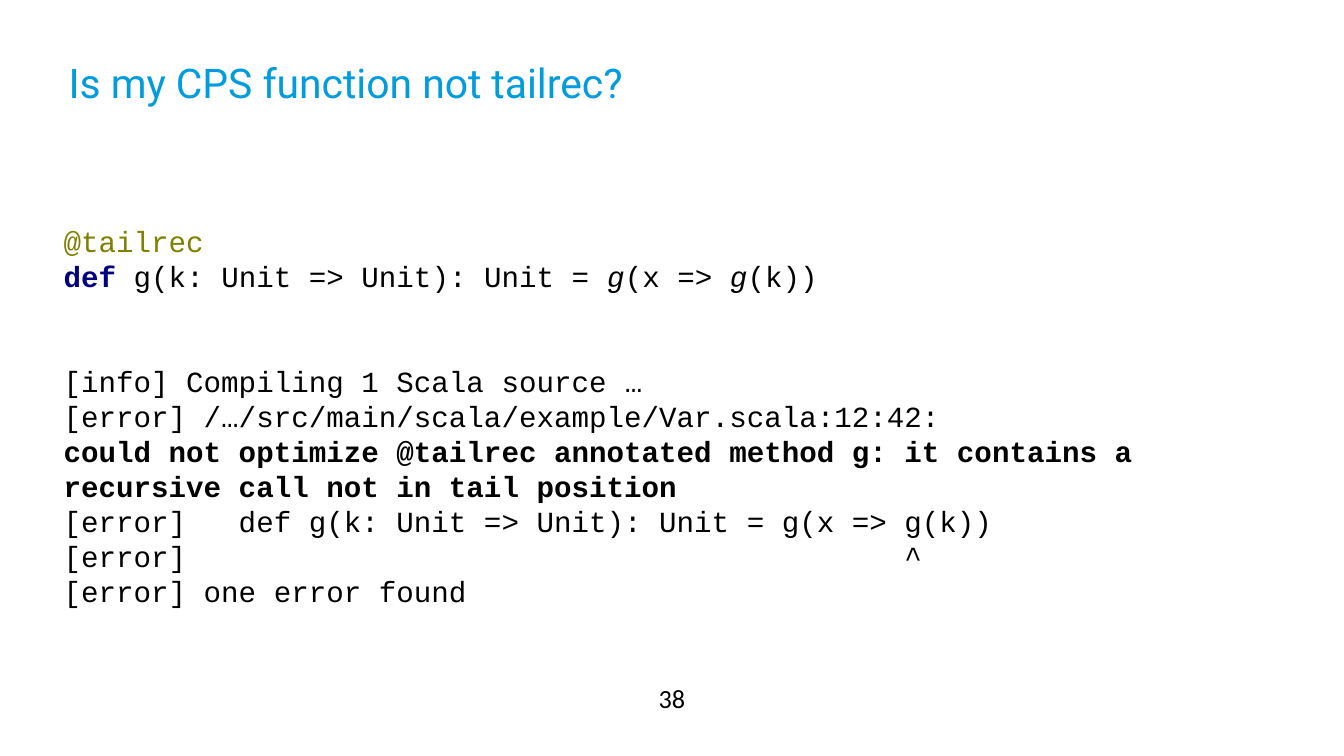
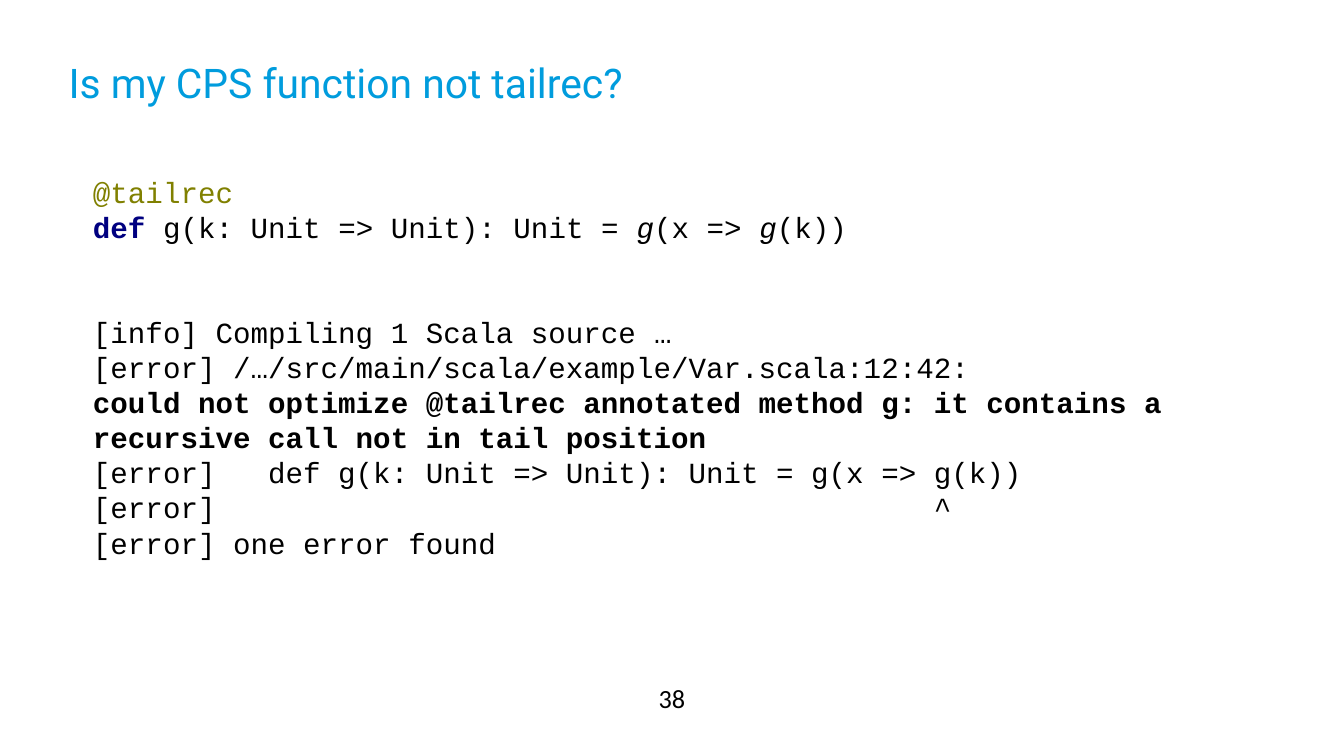
Before and after one commit to qqupp/continuations-playground, a slide deck: slide 38 of docs/diy-continuations.pptx. Drawn at 1344x756 pixels with LibreOffice and Linux fonts; fonts in the diff are those of the drawing; background and template pictures are left out. Boxes give left, top, right and bottom in pixels: in the first picture for what was removed or moved away, otherwise in the second. Text is boxed around its words. In the diff, an @@ line names an element or a change of style, - is before the commit and + after.

```diff
--- a/docs/diy-continuations.pptx
+++ b/docs/diy-continuations.pptx
@@ text "@tailrec def g(k: Unit => ...": place and size @@
-text "@tailrec def g(k: Unit => ..." at (64,231,1133,608)
+text "@tailrec def g(k: Unit => ..." at (93,183,1162,560)
```
Also in this commit, not shown: 5 slides added, 3 slides removed, 2 other files.
